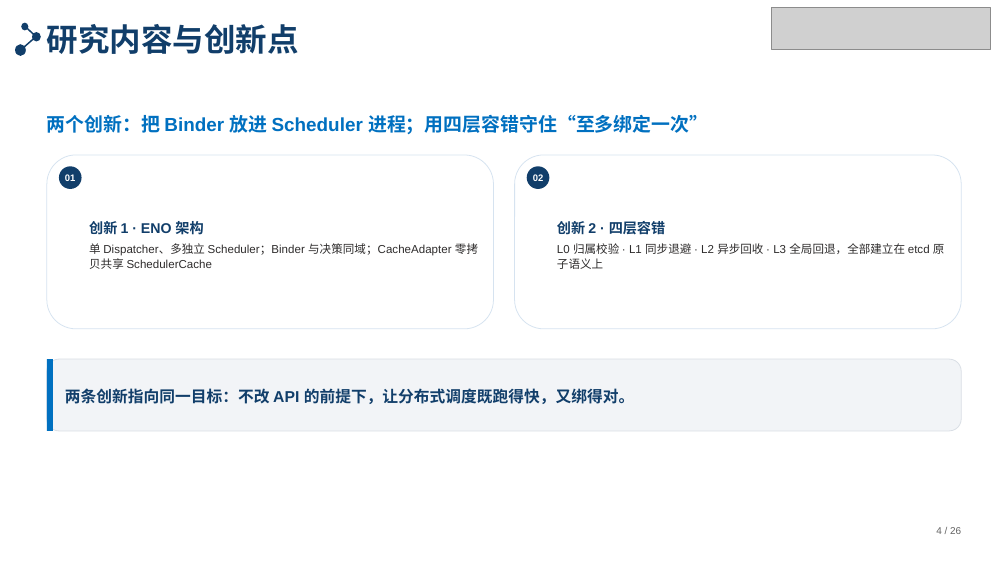
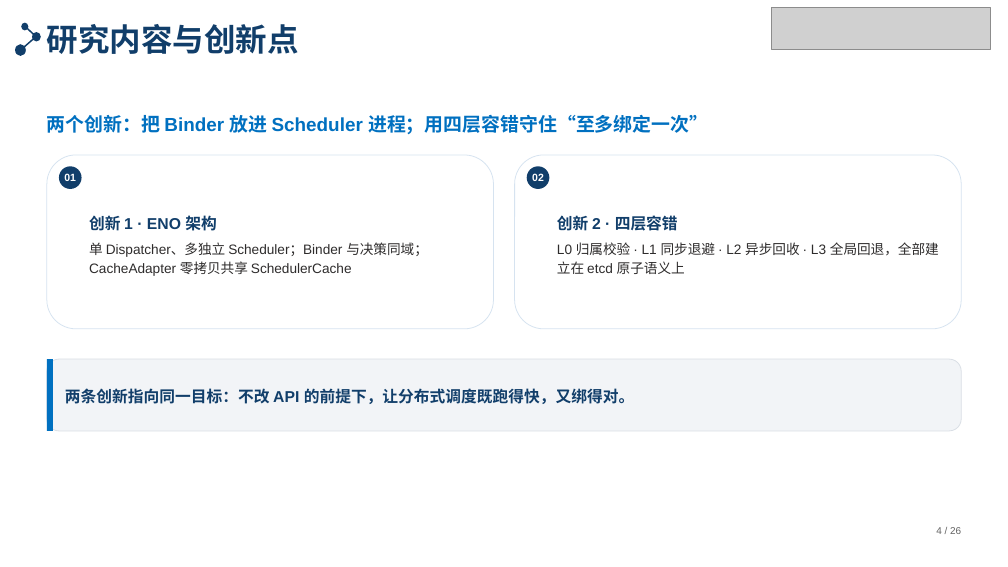
Before and after one commit to tengfei86/godel-scheduler, a slide deck: slide 4 of docs/thesis/defense/答辩PPT-北航模板版.pptx. Drawn at 1008x567 pixels with LibreOffice and Linux fonts; fonts in the diff are those of the drawing; grey boxes stand for pictures. Boxes give left, top, right and bottom in pixels: in the first picture for what was removed or moved away, otherwise in the second. Text is boxed around its words. In the diff, an @@ line names an element or a change of style, - is before the commit and + after.

```diff
--- a/docs/thesis/defense/答辩PPT-北航模板版.pptx
+++ b/docs/thesis/defense/答辩PPT-北航模板版.pptx
@@ ellipse "01" at <box>59,166,82,189</box>: size 9 to 10 pt @@
@@ text "创新 1 · ENO 架构" at <box>89,215,428,276</box>: size 13.5 to 15 pt in "创新 1 · ENO 架构"; size 11 to 13 pt in "单 Dispatcher、多独立 Scheduler；Binder 与决策同域；CacheAdapter 零拷贝共享 S ..."; line spacing 1.1 to 1.15; more space between paragraphs @@
@@ ellipse "02" at <box>527,166,549,189</box>: size 9 to 10 pt @@
@@ text "创新 2 · 四层容错" at <box>557,215,939,274</box>: size 13.5 to 15 pt in "创新 2 · 四层容错"; size 11 to 13 pt in "L0 归属校验 · L1 同步退避 · L2 ..."; line spacing 1.1 to 1.15; more space between paragraphs @@
```
Also in this commit, not shown: 3 other slides changed, 2 other files.
